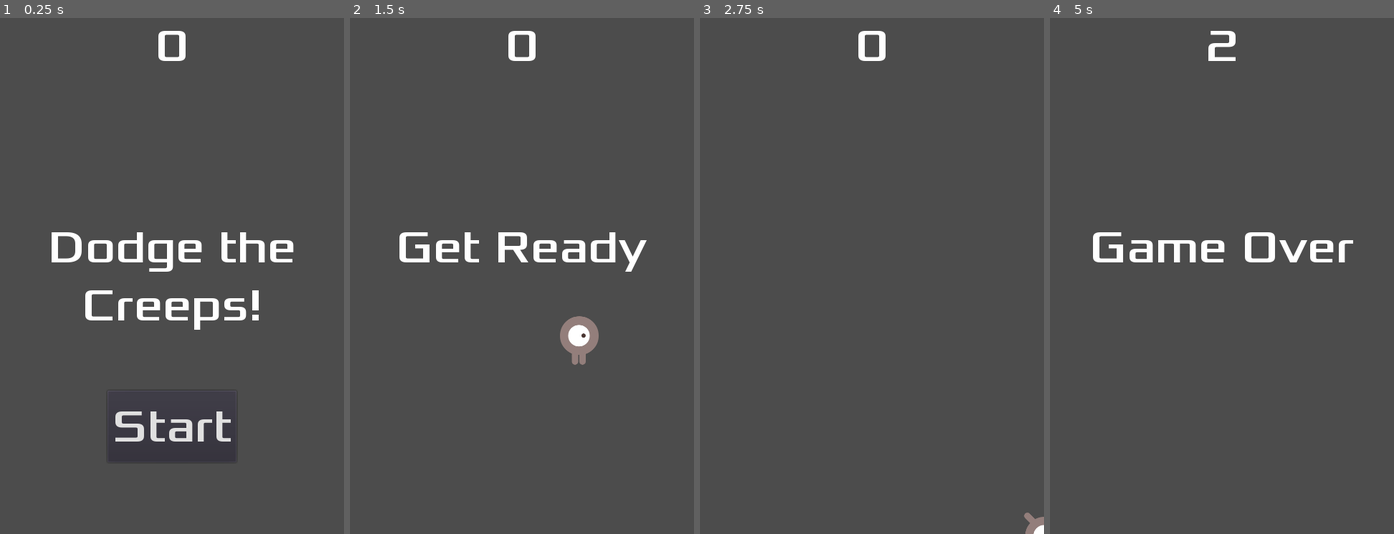
Above: before the commit, frames 1-4 (left to right).
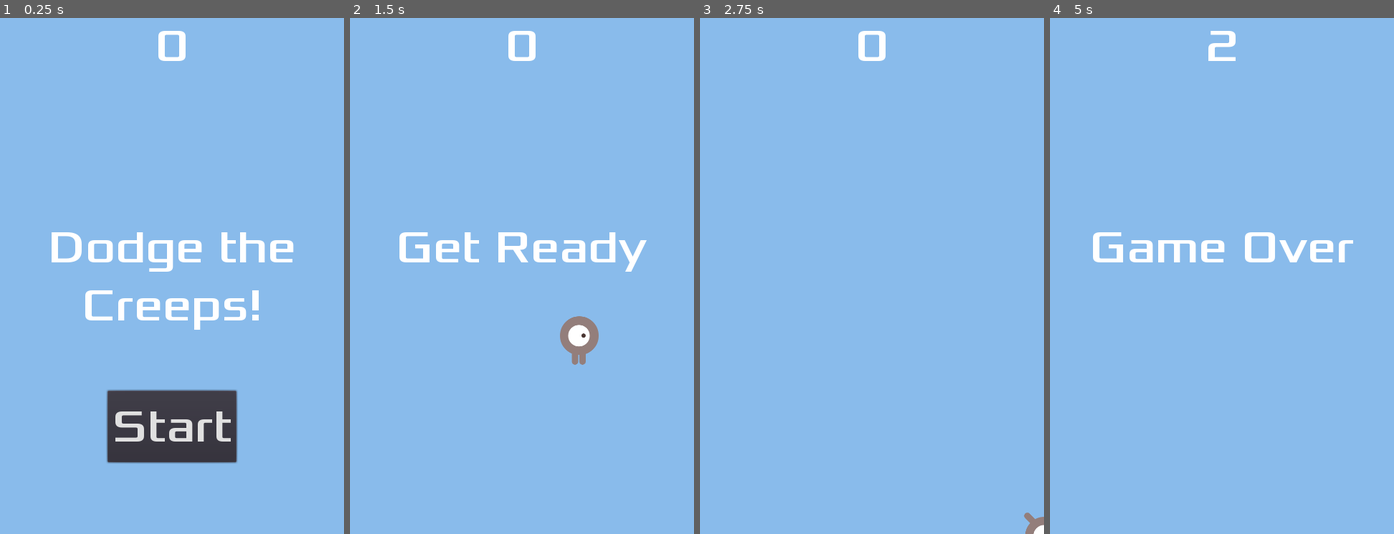
Above: after the commit, the same moments.

Repository: clanam/godot-00-tutorial
Game: Godot game, scene res://Main.tscn
The game is run twice, just before and just after one commit, with the same random seed, the same clock (stepped at 60 frames per second) and the same inputs.
Inputs:
- Up to frame 1 (0.25 s): no input
- Up to frame 2 (1.5 s): click "Start" at 0.5 s; tap Enter at 1.25 s; hold Right (ui_right) from 1.28 s (still down)
- Up to frame 3 (2.75 s): release Right (ui_right) at 2.03 s; hold Down (ui_down) from 2.03 s (still down)
- Up to frame 4 (5 s): release Down (ui_down) at 2.78 s; hold Right (ui_right) 2.78-3.53 s; hold Up (ui_up) 3.53-4.28 s; hold Left (ui_left) from 4.28 s (still down)

The runs differ from the first frame. In frame 1, 92% of the frame differs, in the area x 0-100%, y 0-100%; in frame 2, 98%; in frame 3, 100%; in frame 4, 98%.

Commit message:
[🎨] add a background color

Diff:
--- a/Main.tscn
+++ b/Main.tscn
@@ -13,6 +13,14 @@
 [node name="Main" type="Node"]
 script = ExtResource( 2 )
 Mob = ExtResource( 3 )
+
+[node name="ColorRect" type="ColorRect" parent="."]
+anchor_right = 1.0
+anchor_bottom = 1.0
+color = Color( 0.541176, 0.737255, 0.92549, 1 )
+__meta__ = {
+"_edit_use_anchors_": false
+}
 
 [node name="Player" parent="." instance=ExtResource( 1 )]
 visible = false
